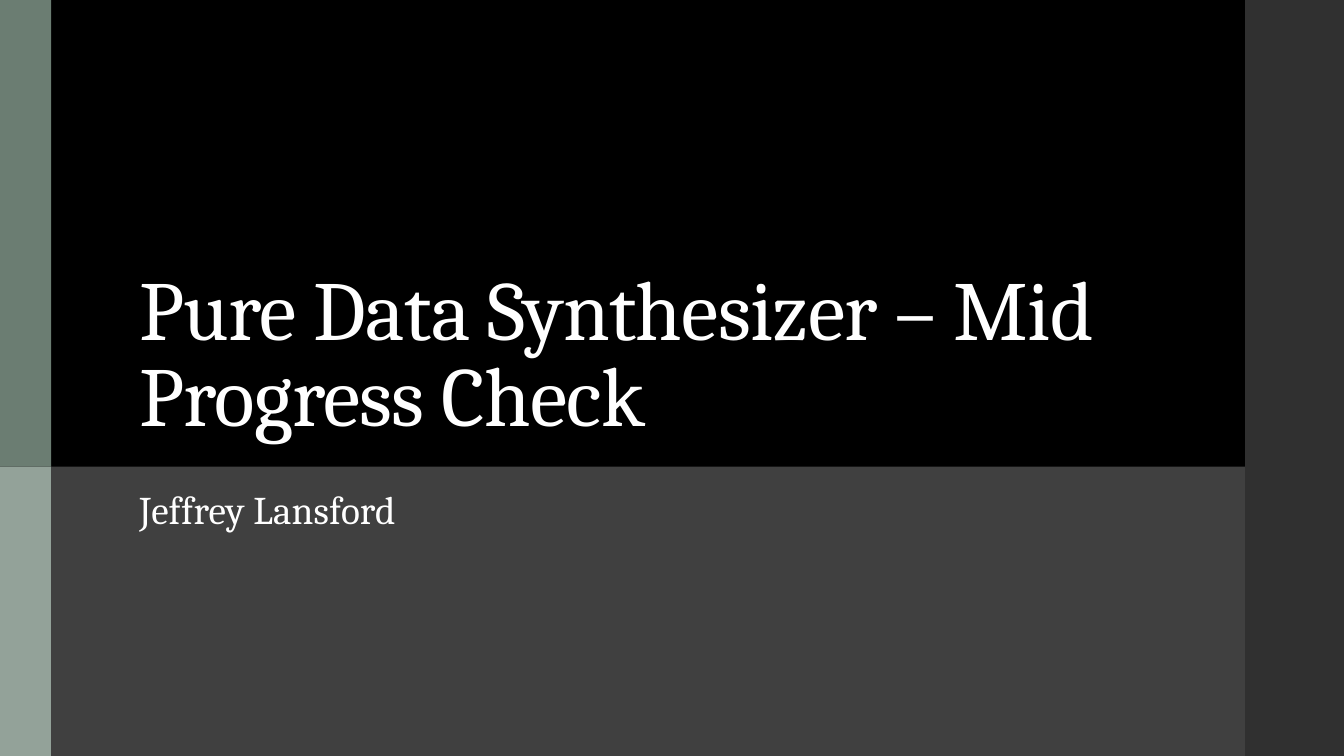
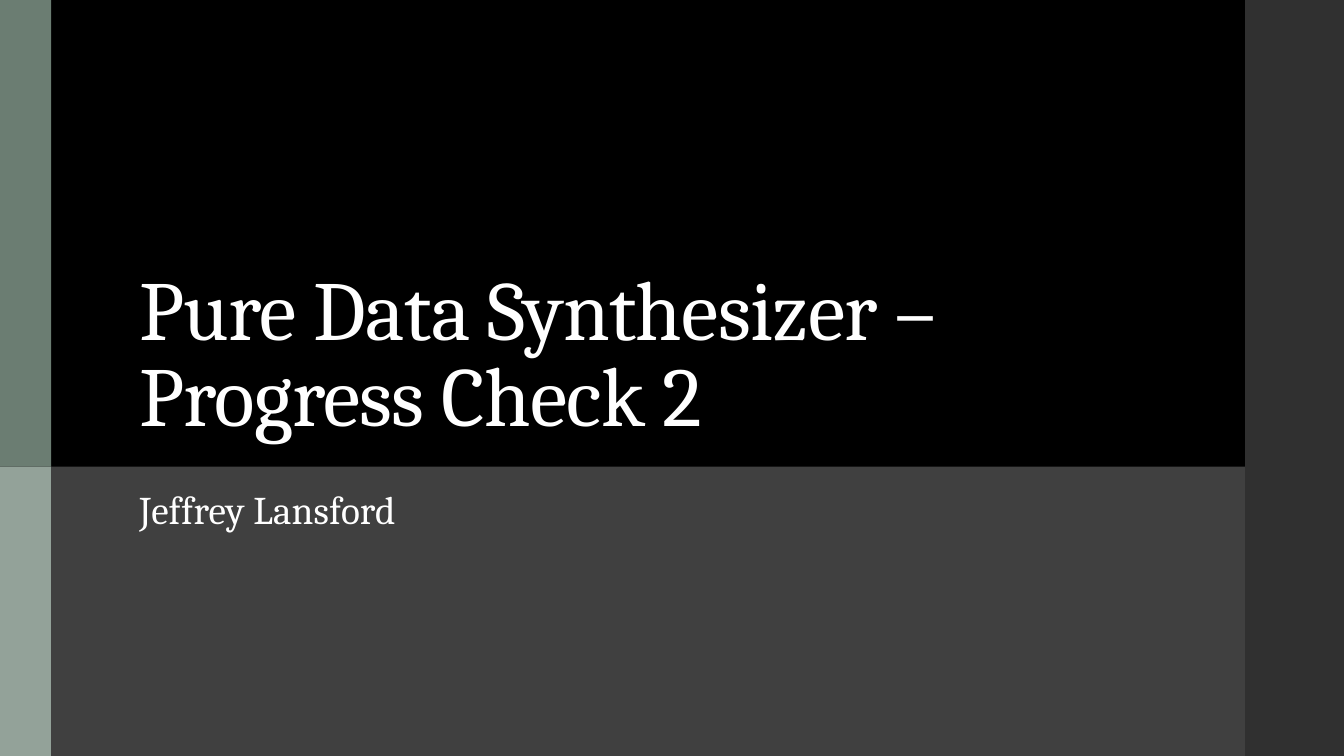
Before and after one commit to TheJMaster28/Pure-Data-Synth, a slide deck: slide 1 of Progress-Check/Concept_Sketch_Pres.pptx. Drawn at 1344x756 pixels with LibreOffice and Linux fonts; fonts in the diff are those of the drawing. Boxes give left, top, right and bottom in pixels: in the first picture for what was removed or moved away, otherwise in the second. Text is boxed around its words. In the diff, an @@ line names an element or a change of style, - is before the commit and + after.

```diff
--- a/Progress-Check/Concept_Sketch_Pres.pptx
+++ b/Progress-Check/Concept_Sketch_Pres.pptx
@@ title at box(139, 281, 878, 444): text changed @@
-Pure Data Synthesizer – Mid Progress Check
+Pure Data Synthesizer – Progress Check 2
```
Also in this commit, not shown: 2 other slides changed, 1 slide removed, 4 other files.
